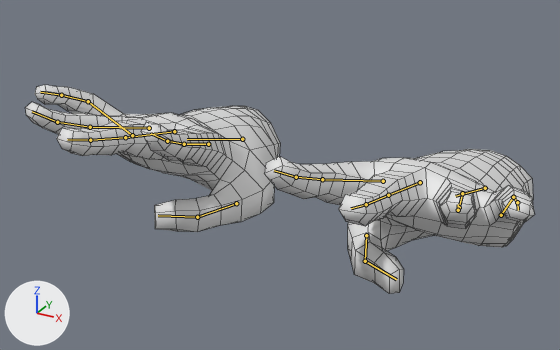
An edit to the Blender file BlenderSource/SK_CharacterHands_Rig_Anims.blend, drawn before and after from the same camera.
Camera for both pictures: a camera (50 mm lens) standing at (2.1, -3.82, 2.03) and looking at (-0.03, 0.06, 0.08). The lights are fixed; the arrows at lower left show +X, +Y and +Z. Both versions are drawn at frame 5 of the action 'ArmatureAction.003'; the numbers are the values there. The bones that bend it are drawn over the model as lines. Mesh edges are drawn as thin lines.

In view in the first picture: 'Hands_Neutral'.
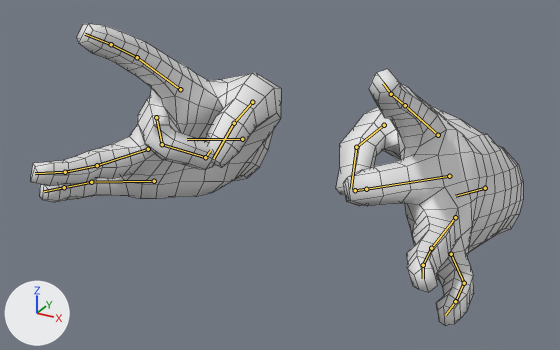
The change in detail:
Bone 'middle02.R' (bone_middle02_r) turns from (15, 0, -1) to (-89, 0, 0) degrees about its own x, y and z.
Bone 'middle03.R' (bone_middle03_r) turns from (16, 0, 0) to (-47, 1, 0) degrees about its own x, y and z.
Bone 'middle_controller.R' (bone_middle_controller_r) moves from (0.0, 0.044, 0.0) to (0.0, -0.049, 0.0).
Bone 'hand_IK.R' (bone_hand_ik_r) turns from (0, 0, 0) to (0, 70, 0) degrees about its own x, y and z.
Bone 'middle02.L' (bone_middle02_l) turns from (13, 0, 0) to (-89, 0, 0) degrees about its own x, y and z.
Bone 'middle03.L' (bone_middle03_l) turns from (16, 0, 0) to (0, 0, 0) degrees about its own x, y and z.
Bone 'middle_controller.L' (bone_middle_controller_l) moves from (0.0, 0.044, 0.0) to (0.0, -0.049, 0.0).
Bone 'hand_IK.L' (bone_hand_ik_l) turns from (0, 0, 0) to (0, -70, 0) degrees about its own x, y and z.

What differs and where, as boxes (x1, y1, x2, y2) in the pictures (560 x 350 px):
'Hands_Neutral', posed (44% taller): before (25, 85, 535, 294); after (31, 24, 523, 326)
bone 'middle02.R', root to tip: before (125, 137) to (90, 140); after (162, 144) to (205, 157)
bone 'middle03.R', root to tip: before (90, 140) to (67, 139); after (205, 157) to (210, 150)
bone 'middle02.L', root to tip: before (388, 195) to (366, 204); after (366, 189) to (355, 190)
bone 'middle03.L', root to tip: before (366, 204) to (351, 208); after (355, 190) to (355, 190)
